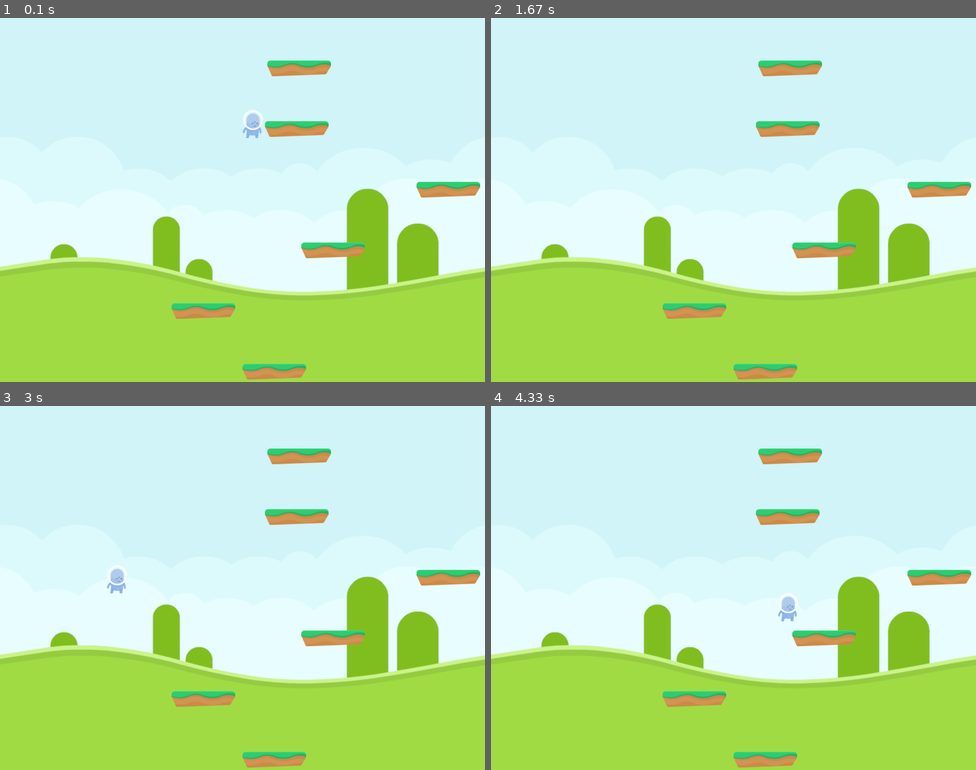
Above: before the commit, frames 1-4 (two rows, left to right).
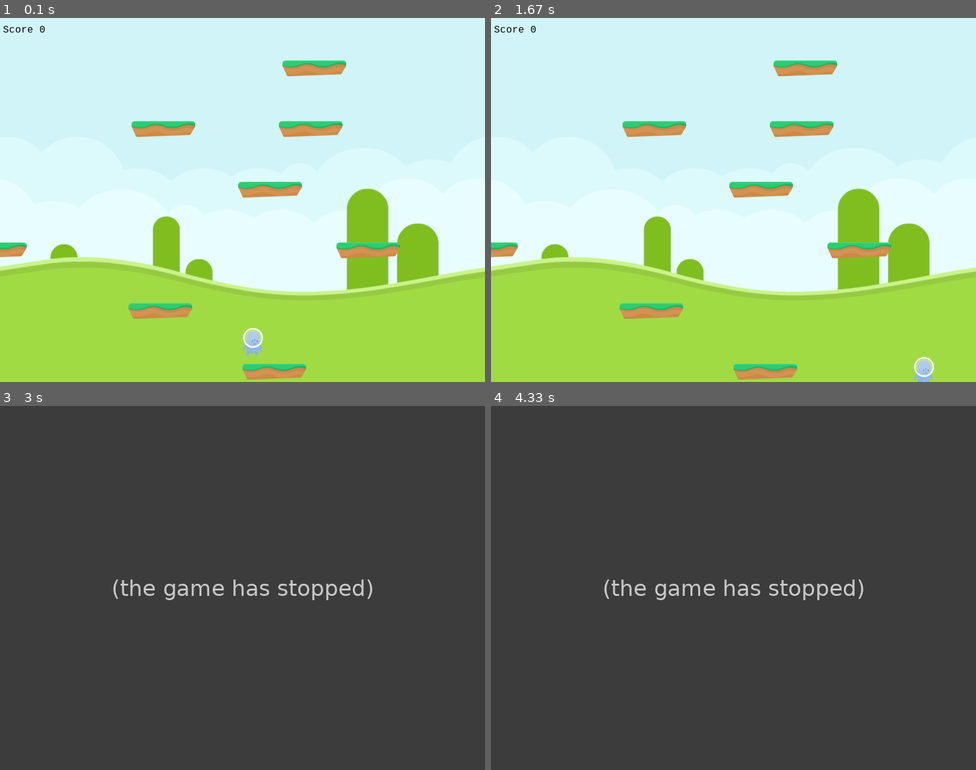
Above: after the commit, the same moments.

Repository: leonardomc3/ProjetoFinalDeSoft-back
Game: pygame game, started from CodigoBase.py
Same seed, same stepped clock (60 frames per second), same inputs: the game is played once before the commit and once after it.
Inputs:
- Up to frame 1 (0.1 s): no input
- Up to frame 2 (1.67 s): hold Right 0.33-0.8 s; hold Right 0.83-1.3 s
- Up to frame 3 (3 s): no input
- Up to frame 4 (4.33 s): no input

The runs differ from the first frame. In frame 1, 4.4% of the frame differs, in the area x 0-99%, y 2-93%; in frame 2, 4.2%; in frame 3, 100%, in the area x 0-100%, y 0-100%; in frame 4, 100%.
After the commit the program exited at 1.85 s; later frames show no game.

Commit message:
Mais plataformas e score

Diff:
--- a/CodigoBase.py
+++ b/CodigoBase.py
@@ -7,8 +7,7 @@
 
 import pygame
 import random
-import numpy as np
-import sys
+from random import randrange
 
 white = (255,255,255)
 black = (0,0,0)
@@ -31,7 +30,6 @@
         self.vy = vel_y
         self.image = pygame.image.load(arquivo_imagem)
         self.rect = self.image.get_rect()
-
         self.rect.x = pos_x
         self.rect.y = pos_y
 
@@ -61,22 +59,28 @@
 # carrega imagem de fundo
 fundo = pygame.image.load("Imagens/Fundo_800x600.png").convert()
 
-boneco = Boneco("Imagens/Alien_80x80.png",width/2,height/4,0,-1/10)
+boneco = Boneco("Imagens/Alien_80x80.png",width/2,height*(90/100),0,-1/10)
 boneco_group = pygame.sprite.Group()
 boneco_group.add(boneco)
-
 
 plataforma_group = pygame.sprite.Group()
 
 plataforma = Plataforma("Imagens/Plataforma_verde.png",width/2,height*(95/100))
 plataforma_group.add(plataforma)
 
-distx=250
+distx=400
 disty=100
 
 while plataforma.rect.y > disty:   #Adicionar plataformar aleatorias
     plataforma = Plataforma("Imagens/Plataforma_verde.png",plataforma.rect.x + random.randrange(-distx,distx),plataforma.rect.y-disty)
+    plataforma2 = Plataforma("Imagens/Plataforma_verde.png",random.randrange(-distx,distx),plataforma.rect.y-disty)
     plataforma_group.add(plataforma)
+    plataforma_group.add(plataforma2)
+
+score=0
+myfont = pygame.font.SysFont("monospace", 16)
+scoretext = myfont.render("Score = "+str(score), 1, (0,0,0))
+tela.blit(scoretext, (5, 10))
 
 # ===============   LOOPING PRINCIPAL   ===============
 sair = True
@@ -108,6 +112,8 @@
         sair=False
 
     tela.blit(fundo, (0, 0))
+    scoretext = myfont.render("Score {0}".format(score), 1, (0,0,0))
+    tela.blit(scoretext, (5, 10))
     boneco_group.draw(tela)
     plataforma_group.draw(tela)
     pygame.display.update()      #coloca a tela na janela
